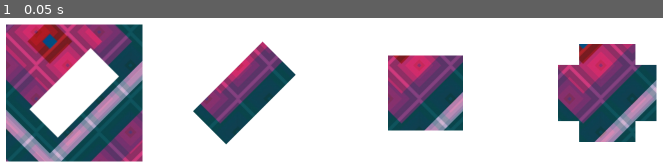
Above: before the commit, frame 1.
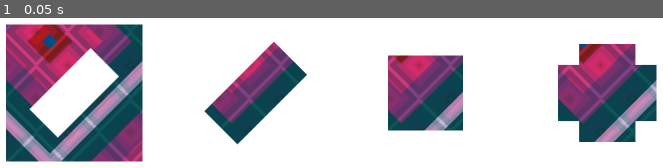
Above: after the commit, the same moment.

Repository: efor0004/spatial-fyp
Game: Godot game, scene res://Game.tscn
Same seed, same stepped clock (60 frames per second), same inputs: the game is played once before the commit and once after it.
Inputs:
- Up to frame 1 (0.05 s): no input

The runs differ from the first frame. In frame 1, 4.2% of the frame differs, in the area x 29-47%, y 15-85%.

Commit message:
QUILT: Add animations - WIP

Diff:
--- a/quilt/app/Game.tscn
+++ b/quilt/app/Game.tscn
@@ -7,94 +7,305 @@
 [ext_resource path="res://assets/sprites/questions/level_1/question_1/option_1.png" type="Texture" id=5]
 [ext_resource path="res://assets/sprites/questions/level_1/question_1/option_2.png" type="Texture" id=6]
 [ext_resource path="res://scripts/Progress Quilt.gd" type="Script" id=7]
+[ext_resource path="res://scripts/Option.gd" type="Script" id=8]
 
 [sub_resource type="CanvasItemMaterial" id=1]
 light_mode = 2
 
+[sub_resource type="Animation" id=3]
+resource_name = "Correct"
+length = 5.0
+step = 0.5
+tracks/0/type = "value"
+tracks/0/path = NodePath("AnimationPlayer1/Layer2/Option 1:position")
+tracks/0/interp = 1
+tracks/0/loop_wrap = true
+tracks/0/imported = false
+tracks/0/enabled = true
+tracks/0/keys = {
+"times": PoolRealArray( 0, 2 ),
+"transitions": PoolRealArray( 1, 1 ),
+"update": 0,
+"values": [ Vector2( 821, 768 ), Vector2( 356, 768 ) ]
+}
+tracks/1/type = "value"
+tracks/1/path = NodePath("AnimationPlayer1/Layer2/Option 1/Fabric Texture:self_modulate")
+tracks/1/interp = 1
+tracks/1/loop_wrap = true
+tracks/1/imported = false
+tracks/1/enabled = true
+tracks/1/keys = {
+"times": PoolRealArray( 0, 2.5, 3, 3.5, 4, 4.5 ),
+"transitions": PoolRealArray( 1, 1, 1, 1, 1, 1 ),
+"update": 0,
+"values": [ Color( 1, 1, 1, 1 ), Color( 1, 1, 1, 1 ), Color( 0.631373, 1, 0.631373, 1 ), Color( 1, 1, 1, 1 ), Color( 0.631373, 1, 0.631373, 1 ), Color( 1, 1, 1, 1 ) ]
+}
+
+[sub_resource type="Animation" id=4]
+resource_name = "Incorrect"
+length = 7.0
+step = 0.5
+tracks/0/type = "value"
+tracks/0/path = NodePath("AnimationPlayer1/Layer2/Option 1:position")
+tracks/0/interp = 1
+tracks/0/loop_wrap = true
+tracks/0/imported = false
+tracks/0/enabled = true
+tracks/0/keys = {
+"times": PoolRealArray( 0, 2, 5, 7 ),
+"transitions": PoolRealArray( 1, 1, 1, 1 ),
+"update": 0,
+"values": [ Vector2( 821, 768 ), Vector2( 356, 768 ), Vector2( 356, 768 ), Vector2( 356, 1750 ) ]
+}
+tracks/1/type = "value"
+tracks/1/path = NodePath("AnimationPlayer1/Layer2/Option 1/Fabric Texture:self_modulate")
+tracks/1/interp = 1
+tracks/1/loop_wrap = true
+tracks/1/imported = false
+tracks/1/enabled = true
+tracks/1/keys = {
+"times": PoolRealArray( 0, 2.5, 3, 3.5, 4, 4.5 ),
+"transitions": PoolRealArray( 1, 1, 1, 1, 1, 1 ),
+"update": 0,
+"values": [ Color( 1, 1, 1, 1 ), Color( 1, 1, 1, 1 ), Color( 0.980392, 0.717647, 0.717647, 1 ), Color( 1, 1, 1, 1 ), Color( 0.980392, 0.717647, 0.717647, 1 ), Color( 1, 1, 1, 1 ) ]
+}
+
 [sub_resource type="RectangleShape2D" id=2]
 extents = Vector2( 192, 192 )
 
+[sub_resource type="Animation" id=5]
+resource_name = "Correct"
+length = 6.0
+step = 0.5
+tracks/0/type = "value"
+tracks/0/path = NodePath("AnimationPlayer2/Layer3/Option 2:position")
+tracks/0/interp = 1
+tracks/0/loop_wrap = true
+tracks/0/imported = false
+tracks/0/enabled = true
+tracks/0/keys = {
+"times": PoolRealArray( 0, 3 ),
+"transitions": PoolRealArray( 1, 1 ),
+"update": 0,
+"values": [ Vector2( 1256, 768 ), Vector2( 356, 768 ) ]
+}
+tracks/1/type = "value"
+tracks/1/path = NodePath("AnimationPlayer2/Layer3/Option 2/Fabric Texture:self_modulate")
+tracks/1/interp = 1
+tracks/1/loop_wrap = true
+tracks/1/imported = false
+tracks/1/enabled = true
+tracks/1/keys = {
+"times": PoolRealArray( 0, 3.5, 4, 4.5, 5, 5.5 ),
+"transitions": PoolRealArray( 1, 1, 1, 1, 1, 1 ),
+"update": 0,
+"values": [ Color( 1, 1, 1, 1 ), Color( 1, 1, 1, 1 ), Color( 0.631373, 1, 0.631373, 1 ), Color( 1, 1, 1, 1 ), Color( 0.631373, 1, 0.631373, 1 ), Color( 1, 1, 1, 1 ) ]
+}
+
+[sub_resource type="Animation" id=6]
+resource_name = "Incorrect"
+length = 7.0
+step = 0.5
+tracks/0/type = "value"
+tracks/0/path = NodePath("AnimationPlayer2/Layer3/Option 2:position")
+tracks/0/interp = 1
+tracks/0/loop_wrap = true
+tracks/0/imported = false
+tracks/0/enabled = true
+tracks/0/keys = {
+"times": PoolRealArray( 0, 2, 5, 7 ),
+"transitions": PoolRealArray( 1, 1, 1, 1 ),
+"update": 0,
+"values": [ Vector2( 1256, 768 ), Vector2( 356, 768 ), Vector2( 356, 768 ), Vector2( 356, 1750 ) ]
+}
+tracks/1/type = "value"
+tracks/1/path = NodePath("AnimationPlayer2/Layer3/Option 2/Fabric Texture:self_modulate")
+tracks/1/interp = 1
+tracks/1/loop_wrap = true
+tracks/1/imported = false
+tracks/1/enabled = true
+tracks/1/keys = {
+"times": PoolRealArray( 0, 2.5, 3, 3.5, 4, 4.5 ),
+"transitions": PoolRealArray( 1, 1, 1, 1, 1, 1 ),
+"update": 0,
+"values": [ Color( 1, 1, 1, 1 ), Color( 1, 1, 1, 1 ), Color( 0.980392, 0.717647, 0.717647, 1 ), Color( 1, 1, 1, 1 ), Color( 0.980392, 0.717647, 0.717647, 1 ), Color( 1, 1, 1, 1 ) ]
+}
+
+[sub_resource type="Animation" id=7]
+resource_name = "Correct"
+length = 7.0
+step = 0.5
+tracks/0/type = "value"
+tracks/0/path = NodePath("AnimationPlayer3/Layer4/Option 3:position")
+tracks/0/interp = 1
+tracks/0/loop_wrap = true
+tracks/0/imported = false
+tracks/0/enabled = true
+tracks/0/keys = {
+"times": PoolRealArray( 0, 4 ),
+"transitions": PoolRealArray( 1, 1 ),
+"update": 0,
+"values": [ Vector2( 1721, 768 ), Vector2( 356, 768 ) ]
+}
+tracks/1/type = "value"
+tracks/1/path = NodePath("AnimationPlayer3/Layer4/Option 3/Fabric Texture:self_modulate")
+tracks/1/interp = 1
+tracks/1/loop_wrap = true
+tracks/1/imported = false
+tracks/1/enabled = true
+tracks/1/keys = {
+"times": PoolRealArray( 0, 4.5, 5, 5.5, 6, 6.5 ),
+"transitions": PoolRealArray( 1, 1, 1, 1, 1, 1 ),
+"update": 0,
+"values": [ Color( 1, 1, 1, 1 ), Color( 1, 1, 1, 1 ), Color( 0.631373, 1, 0.631373, 1 ), Color( 1, 1, 1, 1 ), Color( 0.631373, 1, 0.631373, 1 ), Color( 1, 1, 1, 1 ) ]
+}
+
+[sub_resource type="Animation" id=8]
+resource_name = "Incorrect"
+length = 9.0
+step = 0.5
+tracks/0/type = "value"
+tracks/0/path = NodePath("AnimationPlayer3/Layer4/Option 3:position")
+tracks/0/interp = 1
+tracks/0/loop_wrap = true
+tracks/0/imported = false
+tracks/0/enabled = true
+tracks/0/keys = {
+"times": PoolRealArray( 0, 4, 7, 9 ),
+"transitions": PoolRealArray( 1, 1, 1, 1 ),
+"update": 0,
+"values": [ Vector2( 1721, 768 ), Vector2( 356, 768 ), Vector2( 356, 768 ), Vector2( 356, 1750 ) ]
+}
+tracks/1/type = "value"
+tracks/1/path = NodePath("AnimationPlayer3/Layer4/Option 3/Fabric Texture:self_modulate")
+tracks/1/interp = 1
+tracks/1/loop_wrap = true
+tracks/1/imported = false
+tracks/1/enabled = true
+tracks/1/keys = {
+"times": PoolRealArray( 0, 4.5, 5, 5.5, 6, 6.5 ),
+"transitions": PoolRealArray( 1, 1, 1, 1, 1, 1 ),
+"update": 0,
+"values": [ Color( 1, 1, 1, 1 ), Color( 1, 1, 1, 1 ), Color( 0.980392, 0.717647, 0.717647, 1 ), Color( 1, 1, 1, 1 ), Color( 0.980392, 0.717647, 0.717647, 1 ), Color( 1, 1, 1, 1 ) ]
+}
+
 [node name="Game" type="Node2D"]
 
 [node name="Question" type="Sprite" parent="."]
 script = ExtResource( 3 )
 
-[node name="HoleyQuilt" type="Sprite" parent="Question"]
+[node name="Layer1" type="CanvasLayer" parent="Question"]
+
+[node name="HoleyQuilt" type="Sprite" parent="Question/Layer1"]
 position = Vector2( 356, 768 )
 
-[node name="Light2D" type="Light2D" parent="Question/HoleyQuilt"]
+[node name="Light2D" type="Light2D" parent="Question/Layer1/HoleyQuilt"]
 texture = ExtResource( 4 )
 texture_scale = 1.5
 mode = 2
-
-[node name="Fabric Texture 0" type="Sprite" parent="Question/HoleyQuilt"]
+range_layer_min = 1
+range_layer_max = 1
+
+[node name="Fabric Texture" type="Sprite" parent="Question/Layer1/HoleyQuilt"]
+material = SubResource( 1 )
+z_index = 5
+texture = ExtResource( 2 )
+region_enabled = true
+region_rect = Rect2( 0, 0, 384, 384 )
+
+[node name="AnimationPlayer1" type="AnimationPlayer" parent="Question"]
+anims/Correct = SubResource( 3 )
+anims/Incorrect = SubResource( 4 )
+
+[node name="Layer2" type="CanvasLayer" parent="Question/AnimationPlayer1"]
+layer = 2
+
+[node name="Option 1" type="Area2D" parent="Question/AnimationPlayer1/Layer2"]
+position = Vector2( 821, 768 )
+z_index = 1
+script = ExtResource( 8 )
+
+[node name="Light2D" type="Light2D" parent="Question/AnimationPlayer1/Layer2/Option 1"]
+texture = ExtResource( 5 )
+mode = 2
+range_height = 1.0
+range_layer_min = 2
+range_layer_max = 2
+
+[node name="CollisionShape2D" type="CollisionShape2D" parent="Question/AnimationPlayer1/Layer2/Option 1"]
+visible = false
+z_index = 1
+shape = SubResource( 2 )
+
+[node name="Fabric Texture" type="Sprite" parent="Question/AnimationPlayer1/Layer2/Option 1"]
+material = SubResource( 1 )
+z_index = 4
+texture = ExtResource( 2 )
+region_enabled = true
+region_rect = Rect2( 0, 0, 384, 384 )
+
+[node name="AnimationPlayer2" type="AnimationPlayer" parent="Question"]
+anims/Correct = SubResource( 5 )
+anims/Incorrect = SubResource( 6 )
+
+[node name="Layer3" type="CanvasLayer" parent="Question/AnimationPlayer2"]
+layer = 3
+
+[node name="Option 2" type="Area2D" parent="Question/AnimationPlayer2/Layer3"]
+position = Vector2( 1256, 768 )
+z_index = 1
+script = ExtResource( 8 )
+
+[node name="Light2D" type="Light2D" parent="Question/AnimationPlayer2/Layer3/Option 2"]
+texture = ExtResource( 6 )
+mode = 2
+range_height = 1.0
+range_layer_min = 3
+range_layer_max = 3
+
+[node name="CollisionShape2D" type="CollisionShape2D" parent="Question/AnimationPlayer2/Layer3/Option 2"]
+visible = false
+z_index = 1
+shape = SubResource( 2 )
+
+[node name="Fabric Texture" type="Sprite" parent="Question/AnimationPlayer2/Layer3/Option 2"]
 material = SubResource( 1 )
 texture = ExtResource( 2 )
 region_enabled = true
 region_rect = Rect2( 0, 0, 384, 384 )
 
-[node name="Option 1" type="Area2D" parent="Question"]
-position = Vector2( 792, 768 )
-z_index = 1
-
-[node name="Light2D" type="Light2D" parent="Question/Option 1"]
-texture = ExtResource( 5 )
+[node name="AnimationPlayer3" type="AnimationPlayer" parent="Question"]
+anims/Correct = SubResource( 7 )
+anims/Incorrect = SubResource( 8 )
+
+[node name="Layer4" type="CanvasLayer" parent="Question/AnimationPlayer3"]
+layer = 4
+
+[node name="Option 3" type="Area2D" parent="Question/AnimationPlayer3/Layer4"]
+position = Vector2( 1721, 768 )
+z_index = 1
+script = ExtResource( 8 )
+
+[node name="Light2D" type="Light2D" parent="Question/AnimationPlayer3/Layer4/Option 3"]
+texture = ExtResource( 1 )
 mode = 2
 range_height = 1.0
-
-[node name="CollisionShape2D" type="CollisionShape2D" parent="Question/Option 1"]
+range_layer_min = 4
+range_layer_max = 4
+
+[node name="CollisionShape2D" type="CollisionShape2D" parent="Question/AnimationPlayer3/Layer4/Option 3"]
 visible = false
 z_index = 1
 shape = SubResource( 2 )
 
-[node name="Fabric Texture 1" type="Sprite" parent="Question/Option 1"]
+[node name="Fabric Texture" type="Sprite" parent="Question/AnimationPlayer3/Layer4/Option 3"]
 material = SubResource( 1 )
 texture = ExtResource( 2 )
 region_enabled = true
 region_rect = Rect2( 0, 0, 384, 384 )
-
-[node name="Option 2" type="Area2D" parent="Question"]
-position = Vector2( 1256, 768 )
-z_index = 1
-
-[node name="Light2D" type="Light2D" parent="Question/Option 2"]
-texture = ExtResource( 6 )
-mode = 2
-range_height = 1.0
-
-[node name="CollisionShape2D" type="CollisionShape2D" parent="Question/Option 2"]
-visible = false
-z_index = 1
-shape = SubResource( 2 )
-
-[node name="Fabric Texture 2" type="Sprite" parent="Question/Option 2"]
-material = SubResource( 1 )
-texture = ExtResource( 2 )
-region_enabled = true
-region_rect = Rect2( 0, 0, 384, 384 )
-
-[node name="Option 3" type="Area2D" parent="Question"]
-position = Vector2( 1721, 768 )
-z_index = 1
-
-[node name="Light2D" type="Light2D" parent="Question/Option 3"]
-texture = ExtResource( 1 )
-mode = 2
-range_height = 1.0
-
-[node name="CollisionShape2D" type="CollisionShape2D" parent="Question/Option 3"]
-visible = false
-z_index = 1
-shape = SubResource( 2 )
-
-[node name="Fabric Texture 3" type="Sprite" parent="Question/Option 3"]
-material = SubResource( 1 )
-texture = ExtResource( 2 )
-region_enabled = true
-region_rect = Rect2( 0, 0, 384, 384 )
+__meta__ = {
+"_editor_description_": ""
+}
 
 [node name="Progress Quilt" type="Sprite" parent="."]
 script = ExtResource( 7 )
-[connection signal="input_event" from="Question/Option 1" to="Question" method="_on_Option_1_input_event"]
-[connection signal="input_event" from="Question/Option 2" to="Question" method="_on_Option_2_input_event"]
-[connection signal="input_event" from="Question/Option 3" to="Question" method="_on_Option_3_input_event"]
--- a/quilt/app/Sprite.gd
+++ /dev/null
@@ -1,19 +0,0 @@
-extends Sprite
-
-
-# Declare member variables here. Examples:
-# var a = 2
-# var b = "text"
-
-
-# Called when the node enters the scene tree for the first time.
-func _ready():
-	var path = "res://assets/sprites/questions/level_1/question_1/option_1"
-	var mask = load(path)
-	var alpha = self.self_modulate.a
-	self.self_modulate.a = alpha * mask
-
-
-# Called every frame. 'delta' is the elapsed time since the previous frame.
-#func _process(delta):
-#	pass
--- a/quilt/app/project.godot
+++ b/quilt/app/project.godot
@@ -8,9 +8,14 @@
 
 config_version=4
 
-_global_script_classes=[  ]
+_global_script_classes=[ {
+"base": "Area2D",
+"class": "Option",
+"language": "GDScript",
+"path": "res://scripts/Option.gd"
+} ]
 _global_script_class_icons={
-
+"Option": ""
 }
 
 [application]
--- /dev/null
+++ b/quilt/app/scripts/Option.gd
@@ -0,0 +1,30 @@
+extends Area2D
+
+class_name Option
+
+var option_file_text = "option_"
+
+onready var question = get_parent().get_parent().get_parent()
+
+func pressed():
+	var is_correct = is_correct_answer()
+
+	if is_correct:
+		question.next_question()
+
+func is_correct_answer():
+	var option_sprite = self.get_child(0)
+	var option_shape = option_sprite.get_texture()
+	var option_shape_path = option_shape.get_load_path()
+
+	var option_index = option_shape_path.find(option_file_text)
+	var opt_no_index = option_index + len(option_file_text)
+	var opt_no = int(option_shape_path.substr(opt_no_index, 1))
+
+	return opt_no == 1
+
+func _input_event(viewport, event, shape_idx):
+	if event is InputEventMouseButton \
+	and event.button_index == BUTTON_LEFT \
+	and event.is_pressed():
+		pressed()
--- a/quilt/app/scripts/Progress Quilt.gd
+++ b/quilt/app/scripts/Progress Quilt.gd
@@ -47,7 +47,6 @@
 			quilt_piece_y = quilt_piece_y + piece_size_y
 
 	var new_piece_pos = Vector2(quilt_piece_x, quilt_piece_y)
-	print(new_piece_pos)
 	piece.transform.origin = new_piece_pos
 
 	add_child(piece)
--- a/quilt/app/scripts/Question.gd
+++ b/quilt/app/scripts/Question.gd
@@ -8,7 +8,6 @@
 var questions_per_level = 10
 
 var question_order = []
-var option_file_text = "option_"
 
 const FileUtils = preload("utilities/files.gd")
 onready var file_utils = FileUtils.new()
@@ -51,8 +50,6 @@
 	var level_path = get_level_path()
 	var question_path = get_question_path()
 
-	print("Level %d, Question %d" % [current_level, current_question])
-
 	set_holey_quilt_shape(level_path, question_path)
 	set_options_shapes(question_path)
 
@@ -68,13 +65,12 @@
 	return question_path + "/holey_quilt.png"
 
 func get_holey_quilt_fabric():
-	var holey_quilt = get_child(0)
+	var holey_quilt = get_node("Layer1/HoleyQuilt")
 	var holey_quilt_fabric = holey_quilt.get_child(1)
 	return holey_quilt_fabric
 
 func get_holey_quilt_shape():
-	var holey_quilt = get_child(0)
-	var holey_quilt_shape = holey_quilt.get_child(0)
+	var holey_quilt_shape = get_node("Layer1/HoleyQuilt/Light2D")
 	return holey_quilt_shape
 
 func set_holey_quilt_shape(level_path, question_path):
@@ -89,27 +85,13 @@
 	var indices = range(1,4)
 	var random_indices = general_utils.shuffle_list(indices)
 	for i in indices:
-		var option = get_child(i)
-		var option_mask = option.get_child(0)
+		var node_path = "AnimationPlayer%d/Layer%d/Option %d/Light2D" % [i, i+1, i]
+		var option_mask = get_node(node_path)
 		var shape_no = random_indices[i - 1]
 		var option_path_suffix = "/option_%d.png" % shape_no
 		var option_path = base_path + option_path_suffix
 		var option_shape = load(option_path)
 		option_mask.set_texture(option_shape)
-
-func on_option_pressed(sprite_index):
-	var children = get_children()
-	var option = children[sprite_index]
-	var option_sprite = option.get_child(0)
-	var option_shape = option_sprite.get_texture()
-	var option_shape_path = option_shape.get_load_path()
-
-	var option_index = option_shape_path.find(option_file_text)
-	var opt_no_index = option_index + len(option_file_text)
-	var opt_no = int(option_shape_path.substr(opt_no_index, 1))
-
-	if (opt_no == 1):
-		next_question()
 
 func randomise_question_fabric():
 	var fabric_path = file_utils.get_random_fabric_path()
@@ -123,26 +105,6 @@
 	holey_quilt_fabric.set_texture(fabric)
 
 	for i in range(1,4):
-		var option = get_child(i)
-		var option_fabric = option.get_child(2)
+		var node_path = "AnimationPlayer%d/Layer%d/Option %d/Fabric Texture" % [i, i+1, i]
+		var option_fabric = get_node(node_path)
 		option_fabric.set_texture(fabric)
-
-func _on_Option_1_input_event(viewport, event, shape_idx):
-	if event is InputEventMouseButton \
-	and event.button_index == BUTTON_LEFT \
-	and event.is_pressed():
-		on_option_pressed(1)
-
-
-func _on_Option_2_input_event(viewport, event, shape_idx):
-	if event is InputEventMouseButton \
-	and event.button_index == BUTTON_LEFT \
-	and event.is_pressed():
-		on_option_pressed(2)
-
-
-func _on_Option_3_input_event(viewport, event, shape_idx):
-	if event is InputEventMouseButton \
-	and event.button_index == BUTTON_LEFT \
-	and event.is_pressed():
-		on_option_pressed(3)
Not shown: 1 places in quilt/app/Game.tscn that only renumber resources
